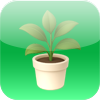
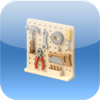
Before/after of a 100 x 100 layered artwork. What changed in the layer stack:
hid "plant" over left=19, top=10, right=81, bottom=91
showed "pegboard" over left=24, top=18, right=76, bottom=82
added layer "base ios weather blue" (1st of 2, in "114 Pixels (iPhone 4 home screen)" › "bases") in group "bases" over left=0, top=0, right=100, bottom=100
hid "base bambu green" over left=0, top=0, right=100, bottom=100